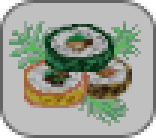
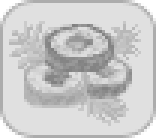
Revision of a layered 156px x 138px image; what changed, layer by layer:
pixels changed over [0, 0, 156, 138] (layer not identified)
